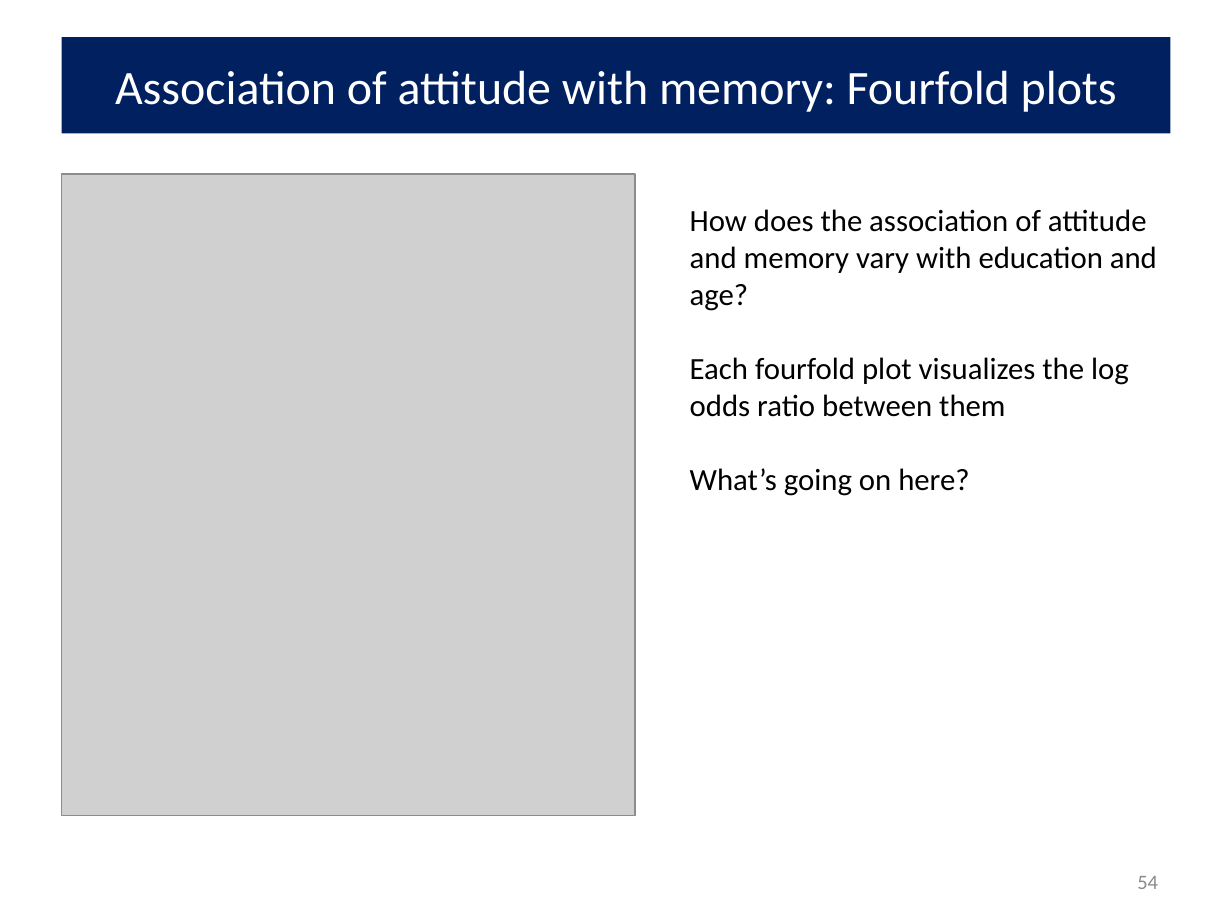
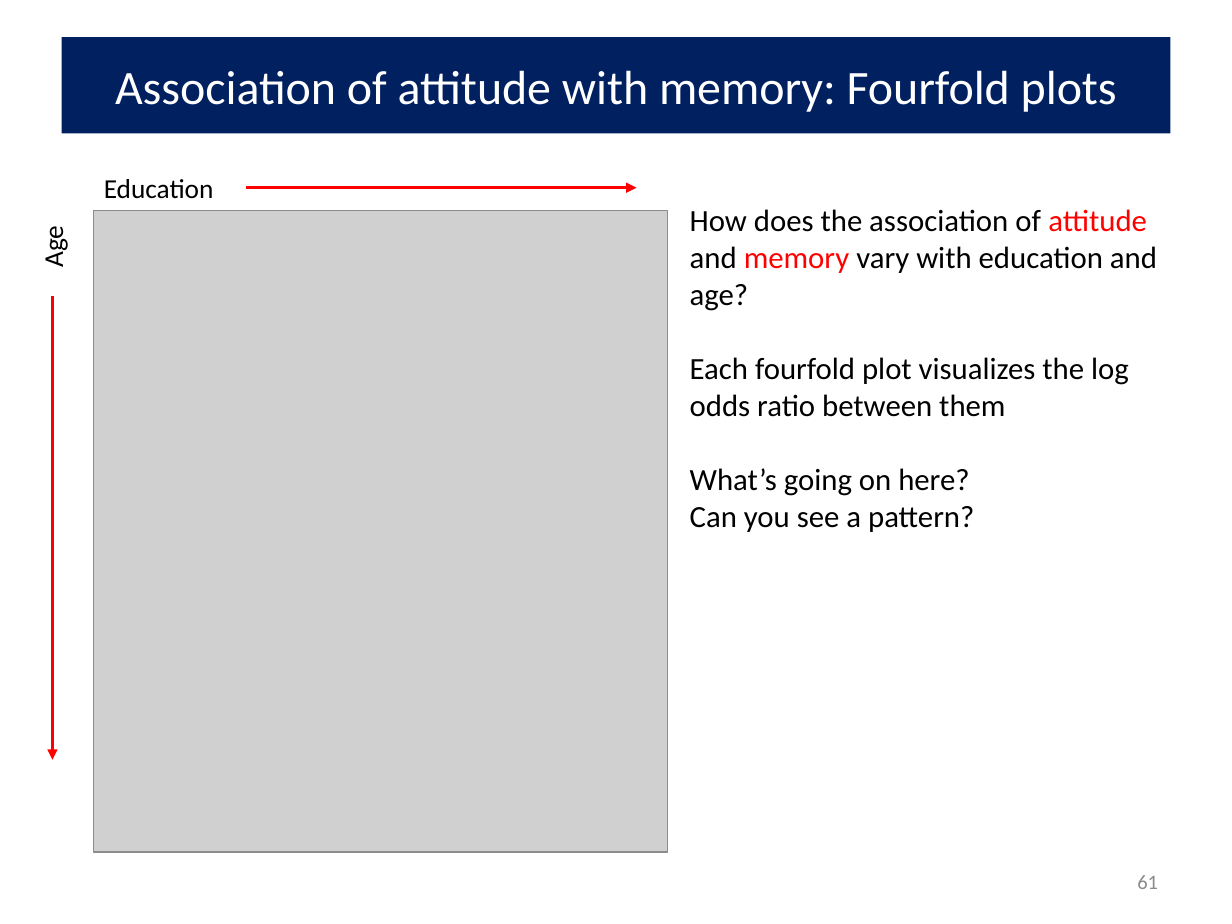
Before and after one commit to friendly/psy6136, a slide deck: slide 61 of docs/lectures/10-Log-Odds.pptx (slide 54 before the commit). Drawn at 1232x924 pixels with LibreOffice and Linux fonts; fonts in the diff are those of the drawing; grey boxes stand for pictures. Boxes give left, top, right and bottom in pixels: in the first picture for what was removed or moved away, otherwise in the second. Text is boxed around its words. In the diff, an @@ line names an element or a change of style, - is before the commit and + after.

Commit message:
Lecture 10 / add mice example / fix class photo

```diff
--- a/docs/lectures/10-Log-Odds.pptx
+++ b/docs/lectures/10-Log-Odds.pptx
@@ text added at <box>104,179,214,199</box>, 16 pt, text #000000 @@
+Education
@@ arrow added from (246, 187) to (637, 187), #FF0000 2 pt @@
@@ text at <box>690,209,1157,311</box>: text colour #000000 to #FF0000 in "attitude memory" @@
@@ text added at <box>37,230,70,267</box>, 16 pt, text #000000 @@
+Age
@@ picture: place and size @@
-picture at <box>62,174,636,816</box>
+picture at <box>94,211,668,853</box>
@@ arrow added from (53, 296) to (53, 760), #FF0000 2 pt @@
@@ text at <box>690,506,974,532</box>: paragraph added @@
+Can you see a pattern?
@@ page number at <box>1137,875,1158,889</box>: text changed @@
-54
+61
```
Also in this commit, not shown: 24 other slides changed, 7 slides added, 15 other files.
